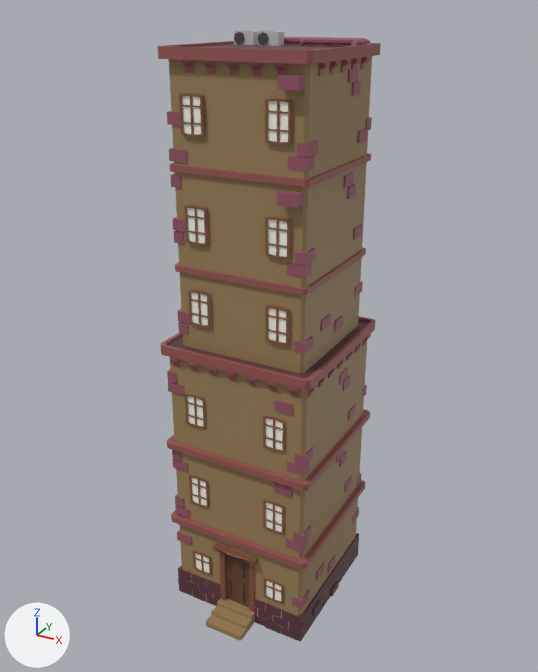
The FBX model AnjiesArcade_FYP/Assets/Outdoors/Models/6Story_Stack_Mat.fbx as it was, and as the next commit left it.
Before and after are seen from a 50 mm camera at (4.4, -8.07, 8.05) aimed at (0.01, -0.09, 4.05). The axes (+X, +Y, +Z) are drawn at lower left. The lights are the same throughout.

In view in the first picture: '6Story_Stack_Mat'.
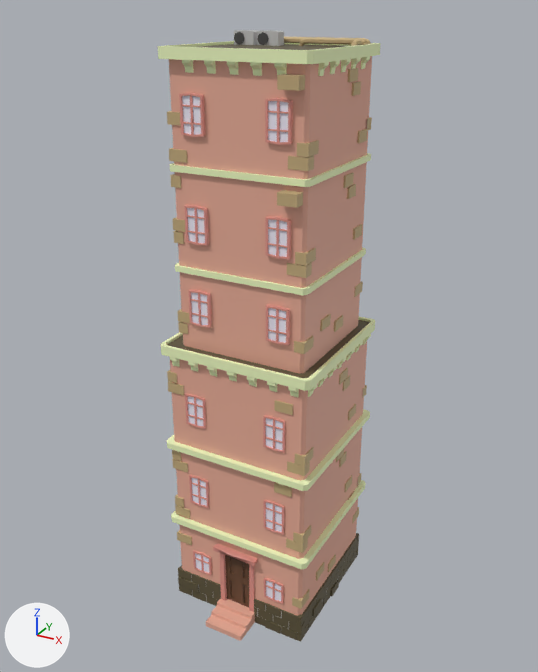
Location of each change, (x1, y1, x2, y2) in pixels of the pictures (538 x 672 px):
'6Story_Stack_Mat', recoloured: (158, 34, 381, 642) in both

The edits, one by one:
Material 'Bricks' (mat_bricks) changes colour from brown #975667 to brown #c7ae7f; in linear values from (0.309, 0.0931, 0.137) to (0.57, 0.422, 0.213).
Material 'Light' (mat_light) changes colour from brown #995856 to green #f3ffc6; in linear values from (0.319, 0.0967, 0.0923) to (0.893, 1.0, 0.564).
Material 'Main' (mat_main) changes colour from brown #9c8259 to beige #ebaf99; in linear values from (0.334, 0.222, 0.1) to (0.828, 0.426, 0.32).
Material 'Wood' (mat_wood) changes colour from brown #86533d to pink #e4968b; in linear values from (0.238, 0.0865, 0.0467) to (0.774, 0.307, 0.258).
